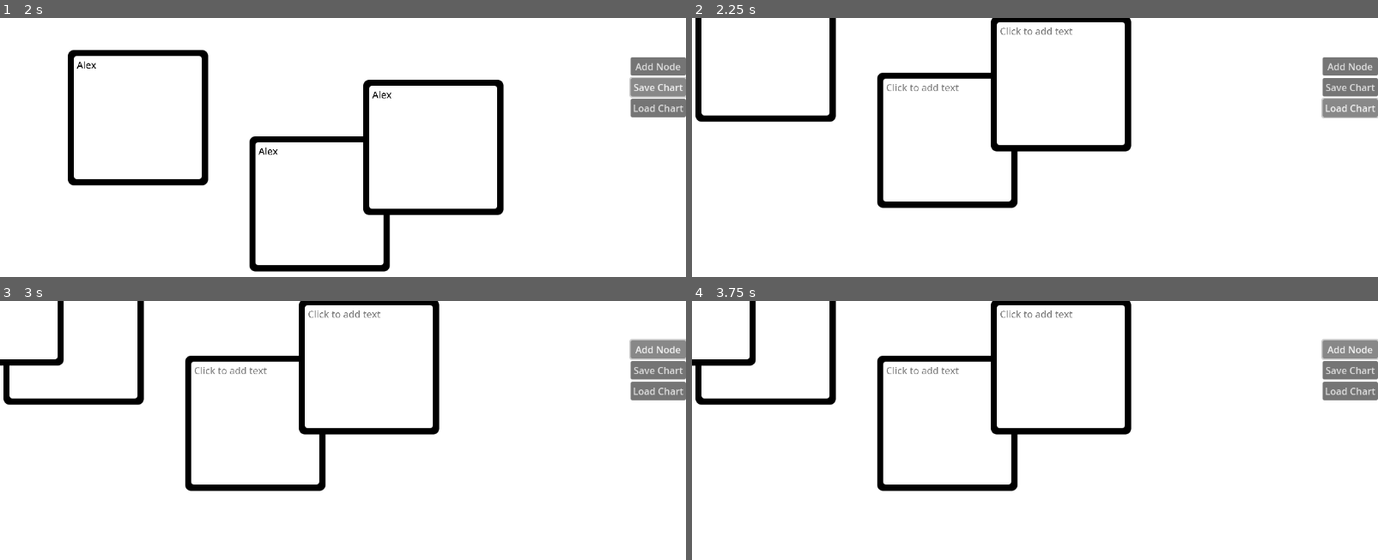
Above: before the commit, frames 1-4 (two rows, left to right).
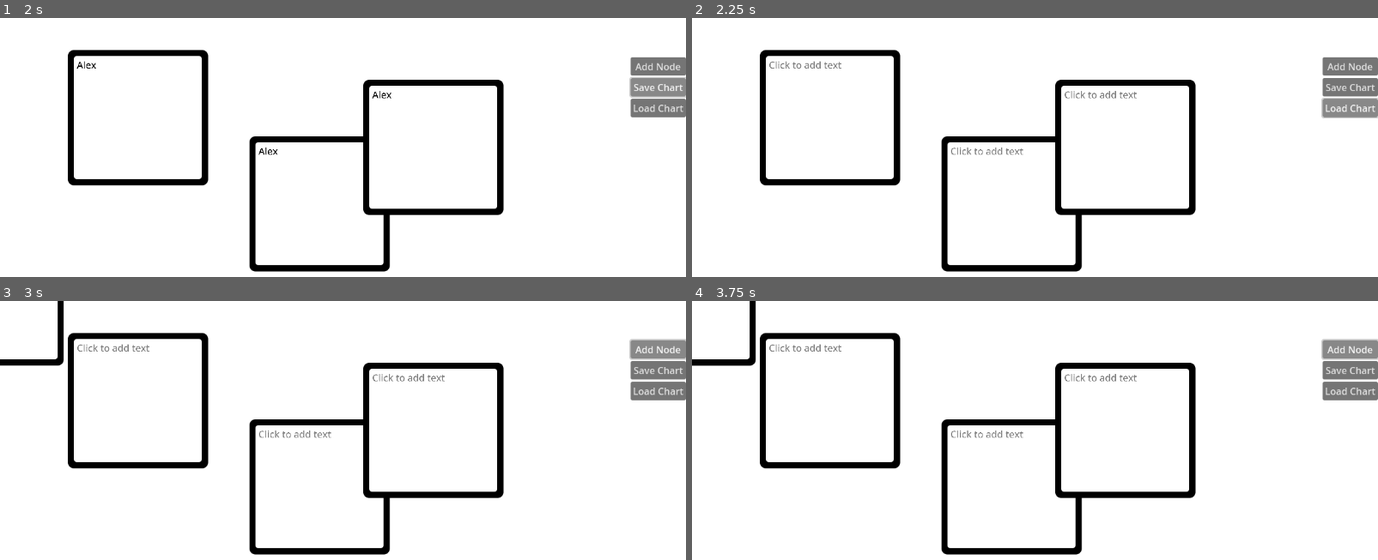
Above: after the commit, the same moments.

Repository: Shuflduf/Flow-Chart
Game: Godot game, scene res://scenes/main.tscn
The game is run twice, just before and just after one commit, with the same random seed, the same clock (stepped at 60 frames per second) and the same inputs. The engine's default icon, where the game draws it, is replaced by a stand-in: a white triangle on a blue panel in a dark square.
Inputs (mouse positions are in pixels of both pictures, inside the frame that each line leads up to):
- Up to frame 1 (2 s): click (137, 116) at 0.52 s; type "Alex" at 0.6 s; click (322, 204) at 0.75 s; type "Alex" at 0.83 s; click (432, 147) at 0.98 s; type "Alex" at 1.07 s; click "Save Chart" at 1.25 s
- Up to frame 2 (2.25 s): click "Load Chart" at 2 s
- Up to frame 3 (3 s): click "Add Node" at 2.75 s
- Up to frame 4 (3.75 s): click "Add Node" at 3.5 s

Frame 1 is identical in both runs. In frame 2, 10% of the frame differs, in the area x 0-74%, y 0-99%; in frame 3, 10%; in frame 4, 10%.

Commit message:
its not teleporting anymore

Diff:
--- a/project.godot
+++ b/project.godot
@@ -25,7 +25,7 @@
 
 [editor_plugins]
 
-enabled=PackedStringArray()
+enabled=PackedStringArray("res://addons/Asset_Drawer/plugin.cfg", "res://addons/cba/plugin.cfg", "res://addons/script-ide/plugin.cfg")
 
 [input]
 
--- a/scenes/node.tscn
+++ b/scenes/node.tscn
@@ -1,8 +1,7 @@
-[gd_scene load_steps=8 format=3 uid="uid://bt8ik1p2capsh"]
+[gd_scene load_steps=7 format=3 uid="uid://bt8ik1p2capsh"]
 
 [ext_resource type="Script" path="res://scripts/node.gd" id="1_33khk"]
 [ext_resource type="FontFile" uid="uid://b84rrip7gr1t1" path="res://assets/fonts/OPENSANS-MEDIUM.TTF" id="2_l54e1"]
-[ext_resource type="Texture2D" uid="uid://bhq6k0reoaba5" path="res://icon.svg" id="2_ye5ua"]
 [ext_resource type="StyleBox" uid="uid://dyrgf00qmr58x" path="res://resources/textedit.tres" id="3_3as4h"]
 [ext_resource type="PackedScene" uid="uid://22388onf67bk" path="res://scenes/handle.tscn" id="4_gqlv8"]
 
@@ -105,12 +104,6 @@
 offset_right = 72.0
 offset_bottom = 7.99999
 
-[node name="Pointers" type="Node2D" parent="."]
-visible = false
-
-[node name="Sprite2D" type="Sprite2D" parent="Pointers"]
-texture = ExtResource("2_ye5ua")
-
 [connection signal="gui_input" from="Outline" to="." method="_on_margin_container_gui_input"]
 [connection signal="gui_input" from="Outline/PanelContainer/MarginContainer" to="." method="_on_gui_input"]
 [connection signal="gui_input" from="Outline/PanelContainer/MarginContainer/TextEdit" to="." method="_on_text_edit_gui_input"]
--- a/scripts/global.gd
+++ b/scripts/global.gd
@@ -4,6 +4,8 @@
 var active_pointer: Pointer
 
 @export var settings: Settings = preload("res://resources/default_settings.tres")
+
+signal finished_loading
 
 func save_chart() -> void:
 	var save_chart_file := FileAccess.open("user://save1.flchrt", FileAccess.WRITE)
@@ -18,6 +20,7 @@
 			continue
 
 		var node_data: Dictionary = node.call("save")
+		print(node_data["text"])
 
 		var json_string := JSON.stringify(node_data)
 
@@ -31,8 +34,6 @@
 	for i in get_tree().get_nodes_in_group("Persist"):
 		i.queue_free()
 
-	# Load the file line by line and process that dictionary to restore
-	# the object it represents.
 	var save_game := FileAccess.open("user://save1.flchrt", FileAccess.READ)
 	while save_game.get_position() < save_game.get_length():
 		## delay effect
@@ -57,13 +58,18 @@
 		get_node(node_data["parent"]).call_deferred("add_child", new_object) #.add_child(new_object)
 
 		if node_data.has("pos_x"):
-			new_object.position = Vector2(node_data["pos_x"], node_data["pos_y"])
+			new_object.set_deferred("position", Vector2(node_data["pos_x"], node_data["pos_y"]))
+			#new_object.position = Vector2(node_data["pos_x"], node_data["pos_y"])
+			print(new_object.position)
 			#new_object.size = Vector2(node_data["size_x"], node_data["size_y"])
 			new_object.set_deferred("size", Vector2(node_data["size_x"], node_data["size_y"]))
-		#if node_data.has("text"):
-			#print("funnies")
-			#new_object.text = node_data["text"]
-		# Now we set the remaining variables.
+
+		if node_data.has("text"):
+			#print("GNJDGN")
+			#print(node_data["text"])
+			print(new_object is FlowChartNode)
+			new_object.set_text(node_data["text"])
+
 		for i: StringName in node_data.keys():
 			if i in ["filename", "parent", "pos_x", "pos_y", "size_x", "size_y"]:
 				continue
--- a/scripts/node.gd
+++ b/scripts/node.gd
@@ -20,6 +20,7 @@
 var current_edge: edges
 
 func save() -> Dictionary:
+	#print(text.text)
 	var save_dict := {
 		"filename" : get_scene_file_path(),
 		"parent" : get_parent().get_path(),
@@ -31,11 +32,17 @@
 	}
 	return save_dict
 
+func set_text(input_text: String) -> void:
+	await Global.finished_loading
+	print("set text:" + input_text)
+	text.text = input_text
+
+
 func _ready() -> void:
 	update_handles_position()
 
 
-func _on_text_edit_gui_input(event: InputEventMouse) -> void:
+func _on_text_edit_gui_input(event: InputEvent) -> void:
 	if event is InputEventMouse:
 		_on_gui_input(event)
 
Not shown, changed: .gitignore
